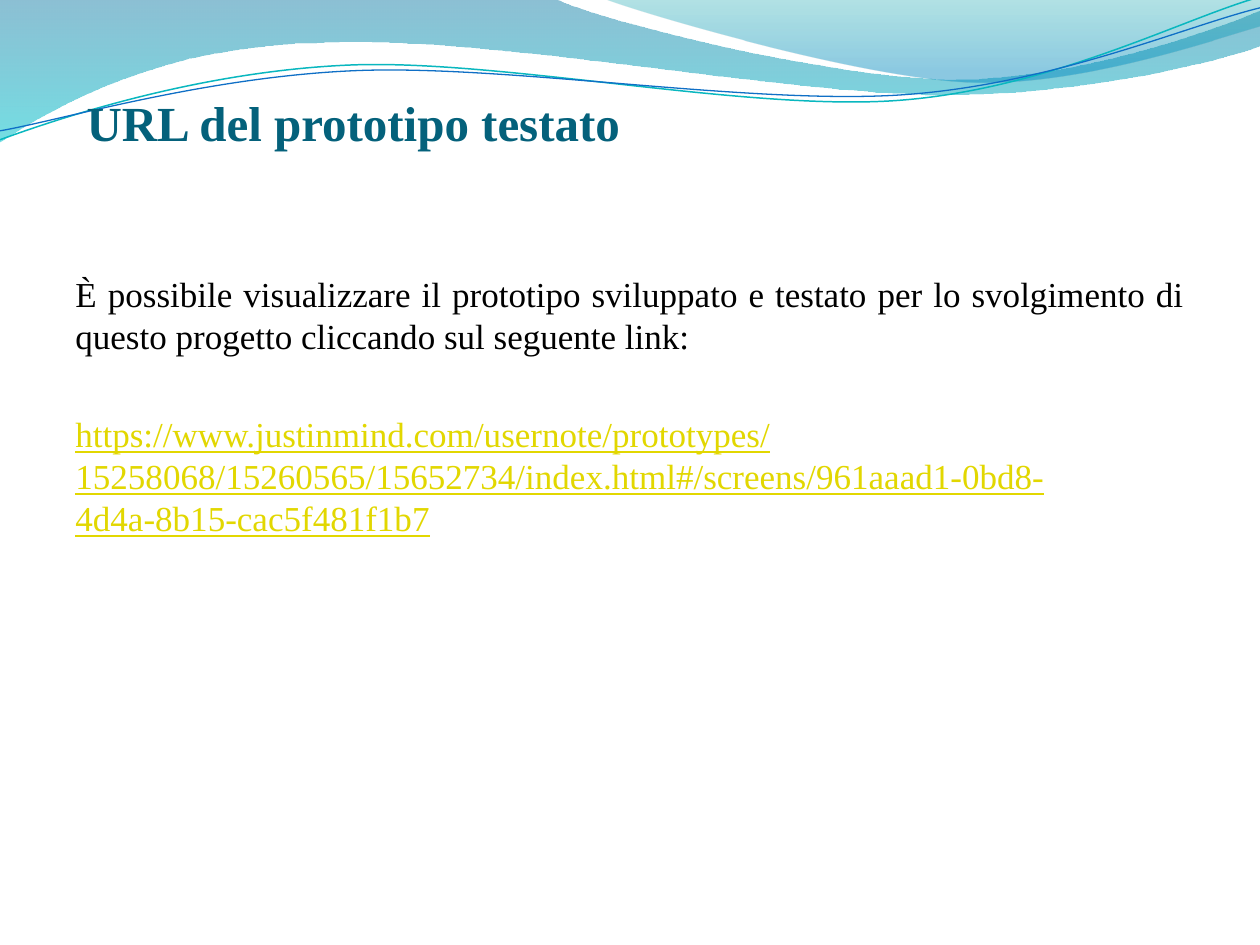
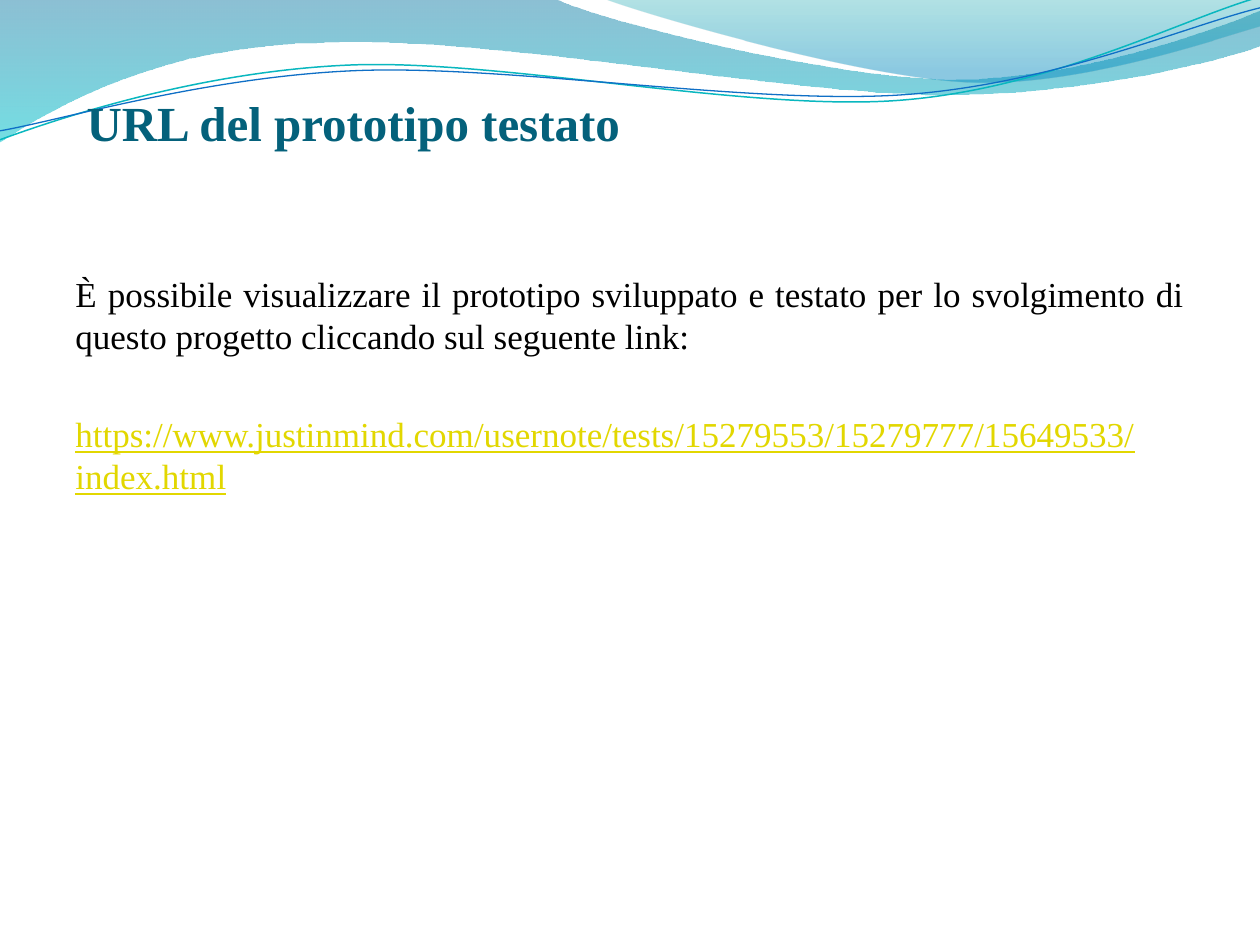
Before and after one commit to giusmastro91/Cognitive-systems, a slide deck: slide 4 of Prova_6_RisultatiValutazione/Leone_Mastrosimone_PresentazioneProgetto.pptx. Drawn at 1260x945 pixels with LibreOffice and Linux fonts; fonts in the diff are those of the drawing; background and template pictures are left out. Boxes give left, top, right and bottom in pixels: in the first picture for what was removed or moved away, otherwise in the second. Text is boxed around its words. In the diff, an @@ line names an element or a change of style, - is before the commit and + after.

```diff
--- a/Prova_6_RisultatiValutazione/Leone_Mastrosimone_PresentazioneProgetto.pptx
+++ b/Prova_6_RisultatiValutazione/Leone_Mastrosimone_PresentazioneProgetto.pptx
@@ text at [75, 422, 1133, 495]: text changed @@
-https://www.justinmind.com/usernote/prototypes/15258068/15260565/15652734/index.html#/screens/961aaad1-0bd8-4d4a-8b15-cac5f481f1b7
+https://www.justinmind.com/usernote/tests/15279553/15279777/15649533/index.html
```
Also in this commit, not shown: 1 other slide changed.
